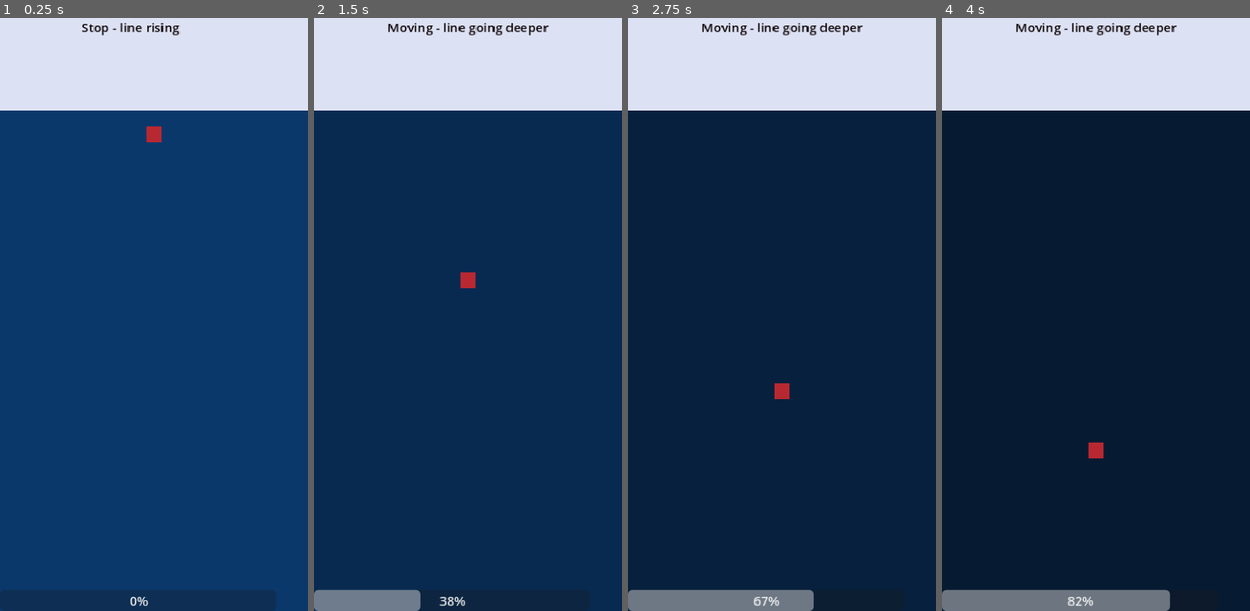
Above: before the commit, frames 1-4 (left to right).
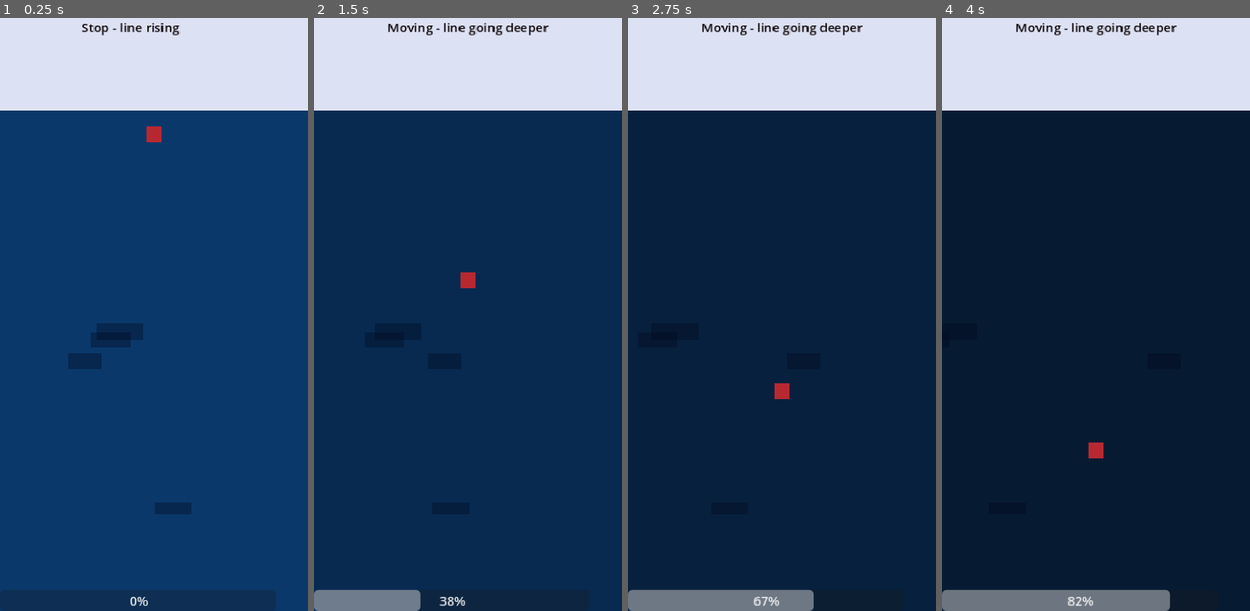
Above: after the commit, the same moments.

Repository: MarcelFedorV/Semester-IV-SensorProject
Game: Godot game, scene res://scenes/main.tscn
Same seed, same stepped clock (60 frames per second), same inputs: the game is played once before the commit and once after it.
Inputs (mouse positions are in pixels of both pictures, inside the frame that each line leads up to):
- Up to frame 1 (0.25 s): no input
- Up to frame 2 (1.5 s): move the mouse to (535, 243) at 0.52 s; hold Right (ui_right) 0.53-1.28 s; click (535, 243) at 0.67 s; move the mouse to (406, 308) at 1.27 s; hold Down (ui_down) from 1.28 s (still down); click (406, 308) at 1.42 s
- Up to frame 3 (2.75 s): move the mouse to (812, 130) at 2.02 s; release Down (ui_down) at 2.03 s; hold Right (ui_right) from 2.03 s (still down); click (812, 130) at 2.17 s
- Up to frame 4 (4 s): move the mouse to (1080, 409) at 2.77 s; release Right (ui_right) at 2.78 s; hold Up (ui_up) 2.78-3.53 s; click (1080, 409) at 2.92 s; move the mouse to (1188, 379) at 3.52 s; hold Left (ui_left) from 3.53 s (still down); click (1188, 379) at 3.67 s

The runs differ from the first frame. In frame 1, 1.1% of the frame differs, in the area x 22-63%, y 51-84%; in frame 2, 0.1%; in frame 3, less than 0.1%; in frame 4, less than 0.1%.

Commit message:
further work on fishing game

Diff:
--- a/new-game-project/main.gd
+++ b/new-game-project/main.gd
@@ -4,8 +4,14 @@
 var depth       = 0.0
 var is_moving   = false
 var active_time = 0.0
-
-const CATCH_INTERVAL = 45.0
+enum State {FISHING, REELING, REVEALING}
+var state = State.FISHING
+var reel_progress = 0.0
+var catch_timer = 0.0
+const CATCH_INTERVAL = 10.0
+const REEL_SPEED = 0.3
+const REEL_DECAY = 0.15
+
 
 # Screen size — set in _ready
 var screen_w = 390.0
@@ -34,6 +40,7 @@
 	# Wait one frame for viewport to be fully initialized
 	await get_tree().process_frame
 	_setup_layout()
+	_setup_silhouette_fish()
 
 func _setup_layout():
 	var viewport = get_viewport().get_visible_rect().size
@@ -59,6 +66,7 @@
 	_handle_input()
 	_update_depth(delta)
 	_update_visuals()
+	_update_silhouette_fish(delta)
 
 # ── Input ────────────────────────────────
 func _handle_input():
@@ -72,18 +80,38 @@
 
 # ── Depth ────────────────────────────────
 func _update_depth(delta):
-	var target = 1.0 if is_moving else 0.0
-	depth = lerp(depth, target, delta * 0.5)
-	depth_bar.value = depth * 100
-
-	if is_moving:
-		active_time += delta
-		status_label.text = "Moving - line going deeper"
-		if active_time >= CATCH_INTERVAL:
-			active_time = 0.0
-			_show_catch("Fish", "THE fish.")
-	else:
-		status_label.text = "Stop - line rising"
+	match state:
+		State.FISHING:
+			var target = 1.0 if is_moving else 0.0
+			depth = lerp(depth, target, delta * 0.5)
+			depth_bar.value = depth * 100
+
+			if is_moving:
+				catch_timer += delta
+				status_label.text = "Moving - line going deeper"
+				if catch_timer >= CATCH_INTERVAL:
+					catch_timer = 0.0
+					state = State.REELING
+					reel_progress = 0.0
+					status_label.text = "Fish on! Keep moving to reel it in!"
+			else:
+				status_label.text = "Stop - line rising"
+
+		State.REELING:
+			if is_moving:
+				reel_progress += REEL_SPEED * delta
+			else:
+				reel_progress -= REEL_DECAY * delta
+			reel_progress = clamp(reel_progress, 0.0, 1.0)
+			depth_bar.value = reel_progress * 100
+			status_label.text = "Reeling... %.0f%%" % (reel_progress * 100)
+
+			if reel_progress >= 1.0:
+				state = State.REVEALING
+				_show_catch("THE Fish", "Legendary", "Fish")
+
+		State.REVEALING:
+			pass
 
 # ── Visuals ──────────────────────────────
 func _update_visuals():
@@ -91,35 +119,44 @@
 	var dock_y    = screen_h * DOCK_Y_PCT
 	var max_depth = screen_h * MAX_DEPTH_Y_PCT
 
-	var bobber_y = lerp(dock_y + 20, max_depth, depth)
-
-	# Move bobber
+	var visual_depth = depth
+	match state:
+		State.REELING:
+			visual_depth = 1.0 - reel_progress
+		State.REVEALING:
+			visual_depth = 0.0
+
+	var bobber_y = lerp(dock_y + 20, max_depth, visual_depth)
 	bobber.position = Vector2(center_x - bobber.size.x / 2, bobber_y)
-
-	# Update line endpoint
 	fishing_line.set_point_position(0, Vector2(center_x, dock_y))
 	fishing_line.set_point_position(1, Vector2(center_x, bobber_y))
 
-	# Water gets darker with depth
-	var r = lerp(0.04, 0.02, depth)
-	var g = lerp(0.22, 0.08, depth)
-	var b = lerp(0.42, 0.15, depth)
+	var r = lerp(0.04, 0.02, visual_depth)
+	var g = lerp(0.22, 0.08, visual_depth)
+	var b = lerp(0.42, 0.15, visual_depth)
 	water.color = Color(r, g, b)
 
 # ── Catch ────────────────────────────────
-func _show_catch(name_text: String, fact: String):
-	fish_name.text = name_text
-	fish_fact.text = fact
+func _show_catch(fish_name_text: String, rarity: String, fact: String):
+	fish_name.text = fish_name_text
+	fish_fact.text = "[" + rarity.to_upper() + "] " + fact
 	catch_reveal.visible = true
+
+func _on_catch_dismissed():
+	catch_reveal.visible = false
+	state = State.FISHING
+	reel_progress = 0.0
+	depth = 0.0
+	catch_timer = 0.0
+	status_label.text = "Press arrow keys to move"
 
 func _input(event):
 	# Tap anywhere to dismiss catch reveal
 	if catch_reveal.visible:
-		if event is InputEventScreenTouch and event.pressed:
-			catch_reveal.visible = false
-		if event is InputEventMouseButton and event.pressed:
-			catch_reveal.visible = false
-		return
+		if event is InputEventScreenTouch or event is InputEventMouseButton:
+			if event.pressed:
+				_on_catch_dismissed()
+	return
 
 	# Track touch state
 	if event is InputEventScreenTouch:
@@ -134,3 +171,33 @@
 		var viewport = get_viewport().get_visible_rect().size
 		screen_w = viewport.x
 		screen_h = viewport.y
+
+
+
+
+		# ── Silhouette fish ──────────────────────────────────────────────────
+var fish_nodes = []
+
+func _setup_silhouette_fish():
+	for i in range(4):
+		var fish = ColorRect.new()
+		fish.size = Vector2(randi_range(40, 80), randi_range(14, 22))
+		fish.color = Color(0.004, 0.024, 0.106, 0.35)
+		fish.position = Vector2(
+			randf_range(20, screen_w - 100),
+			randf_range(screen_h * 0.5, screen_h * 0.85)
+		)
+		fish.set_meta("speed", randf_range(25, 55))
+		fish.set_meta("dir", 1.0 if randf() > 0.5 else -1.0)
+		add_child(fish)
+		fish_nodes.append(fish)
+
+func _update_silhouette_fish(delta):
+	for fish in fish_nodes:
+		var speed = fish.get_meta("speed")
+		var dir   = fish.get_meta("dir")
+		fish.position.x += speed * dir * delta
+		if fish.position.x > screen_w + 100:
+			fish.set_meta("dir", -1.0)
+		elif fish.position.x < -100:
+			fish.set_meta("dir", 1.0)
Not shown, removed: backend/Start.html
